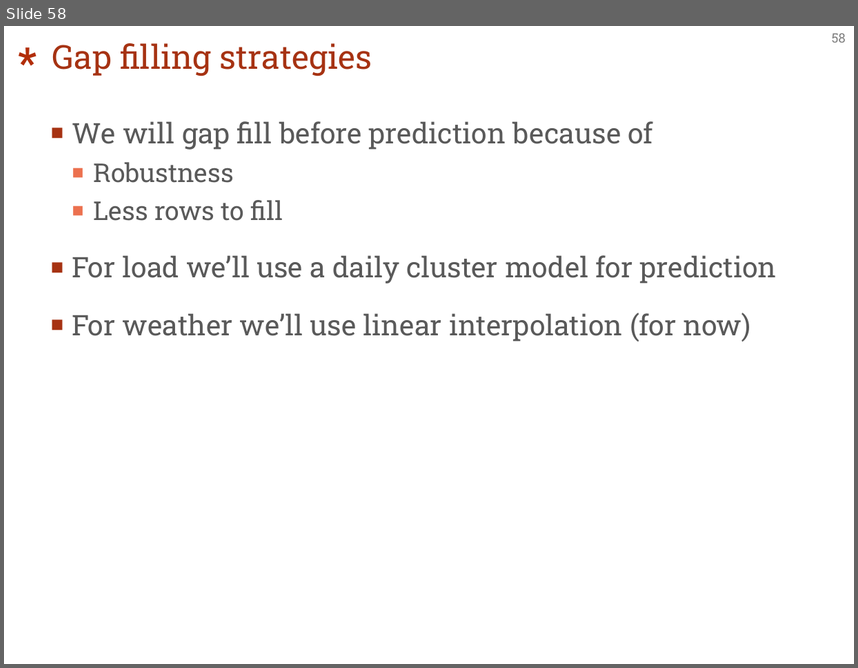
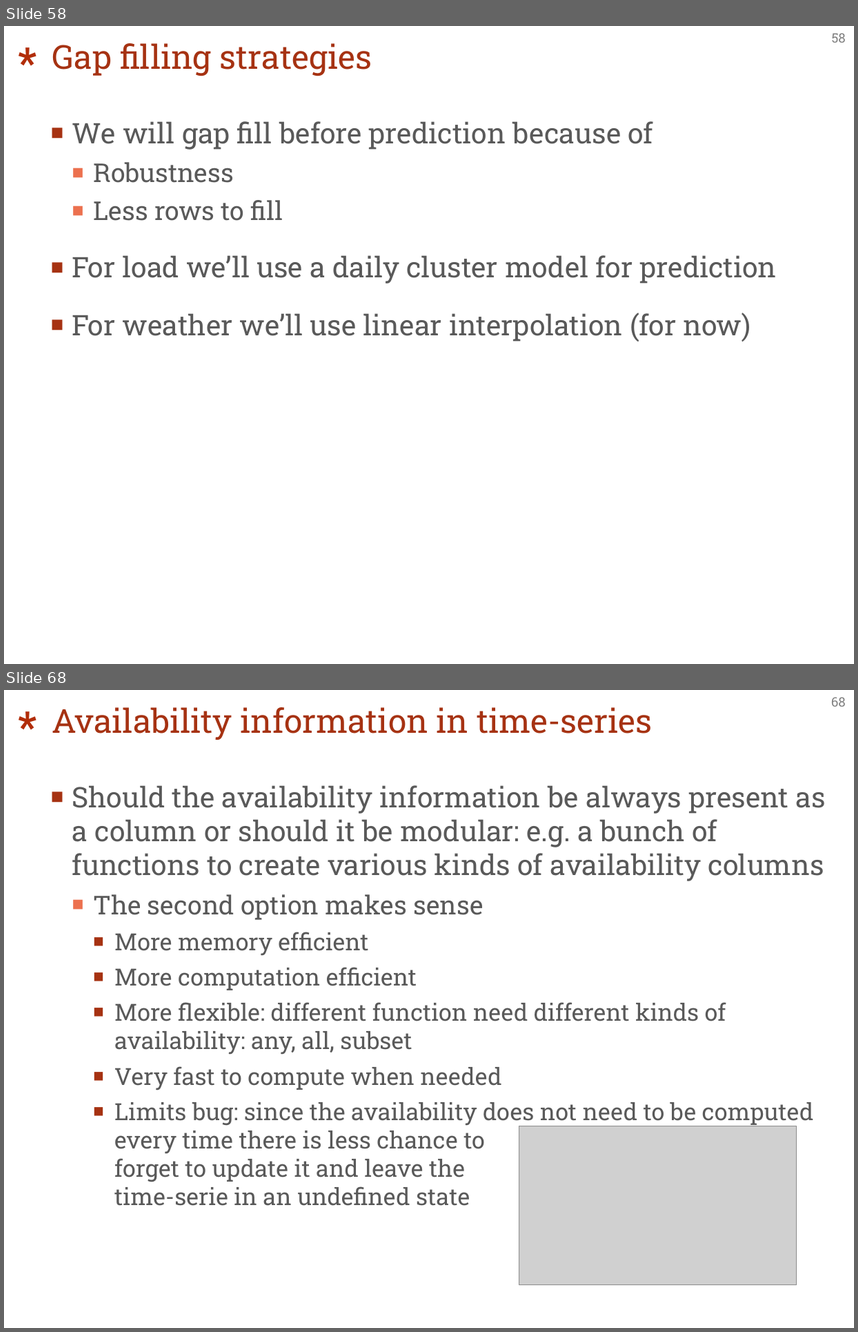
Before and after one commit to EBlonkowski/tshandy, a slide deck: architecture/architecture.pptx. Shown one above the other, each under a label of ours: slide 58 before the commit, slides 58 and 68 after it; the slides between them are not shown. The pictures are 858x668 and 858x1332 pixels, drawn with LibreOffice and Linux fonts; fonts in the diff are those of the drawing; grey boxes stand for pictures. Boxes give left, top, right and bottom in pixels: in the first picture for what was removed or moved away, otherwise in the second. Text is boxed around its words. In the diff, an @@ line names an element or a change of style, - is before the commit and + after.

```diff
--- a/architecture/architecture.pptx
+++ b/architecture/architecture.pptx
@@ slide 68 added at box(4, 690, 854, 1328), background #FFFFFF; not listed: 2 template elements that a slide beside it also shows @@
@@ title added at box(52, 707, 652, 740), 28 pt, text #A63212 @@
+Availability information in time-series
@@ text added at box(72, 785, 825, 1205), 20 pt, text #595959 @@
+■ Should the availability information be always present as a column or should it be modular: e.g. a bunch of functions to create various kinds of availability columns
+  ■ The second option makes sense
+    ■ More memory efficient
+    ■ More computation efficient
+    ■ More flexible: different function need different kinds of availability: any, all, subset
+    ■ Very fast to compute when needed
+    ■ Limits bug: since the availability does not need to be computed every time there is less chance to
+      forget to update it and leave the
+      time-serie in an undefined state
@@ picture added at box(519, 1125, 796, 1284) @@
```
Also in this commit, not shown: 13 other slides added, 5 other files.
